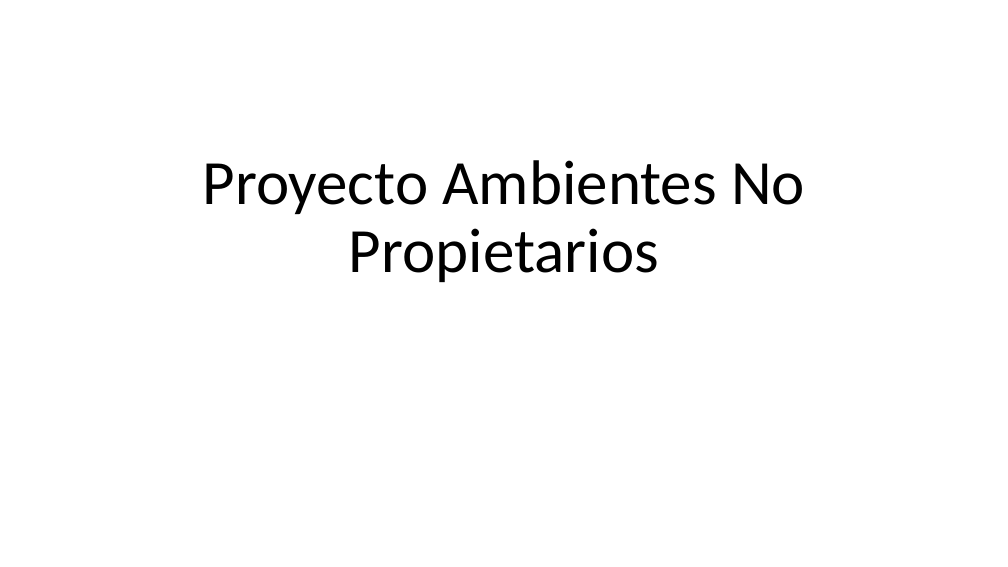
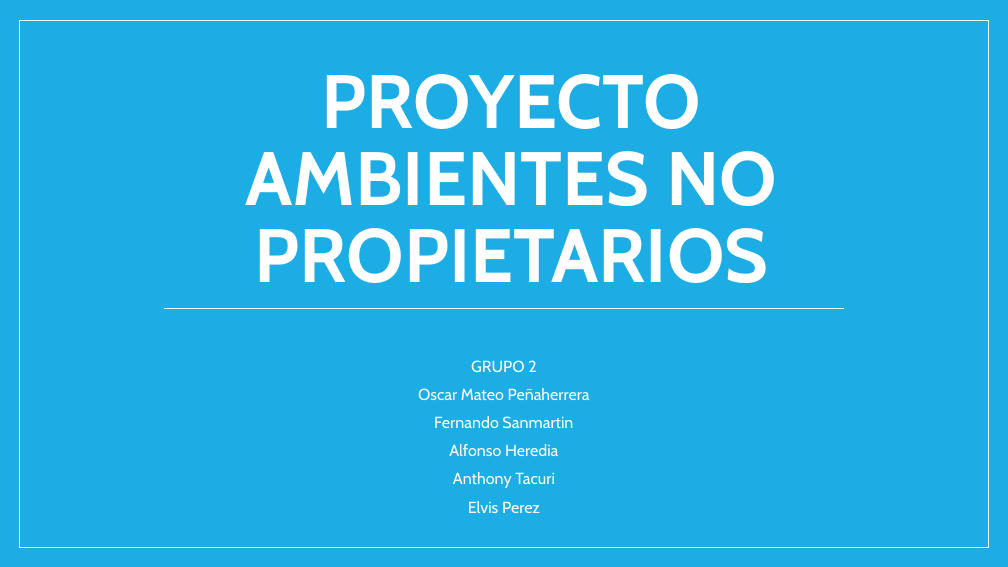
Before and after one commit to tsi553-ambientes-no-propietarios-2019a/proyecto-semestre-grupo-2, a slide deck: slide 1 of Proyecto Ambientes No Propietarios.pptx. Drawn at 1008x567 pixels with LibreOffice and Linux fonts; fonts in the diff are those of the drawing. Boxes give left, top, right and bottom in pixels: in the first picture for what was removed or moved away, otherwise in the second. Text is boxed around its words. In the diff, an @@ line names an element or a change of style, - is before the commit and + after.

```diff
--- a/Proyecto Ambientes No Propietarios.pptx
+++ b/Proyecto Ambientes No Propietarios.pptx
@@ background #FFFFFF to #1CADE4 @@
@@ rectangle added at bbox=[19, 20, 988, 547], fill #1CADE4, outline #FFFFFF 1 pt @@
@@ title at bbox=[246, 74, 777, 283]: text changed; size 60 to 72 pt; font Calibri to Cabin; text colour #000000 to #FFFFFF; bold on @@
-Proyecto Ambientes No Propietarios
+PROYECTO AMBIENTES NO PROPIETARIOS
@@ line added from (163, 309) to (844, 309), #FFFFFF 0.79 pt @@
@@ subtitle added at bbox=[418, 360, 590, 513], 15.3 pt, text #FFFFFF @@
+GRUPO 2
+Oscar Mateo Peñaherrera
+Fernando Sanmartin
+Alfonso Heredia
+Anthony Tacuri
+Elvis Perez
```
Also in this commit, not shown: 3 slides added, 4 other files.
